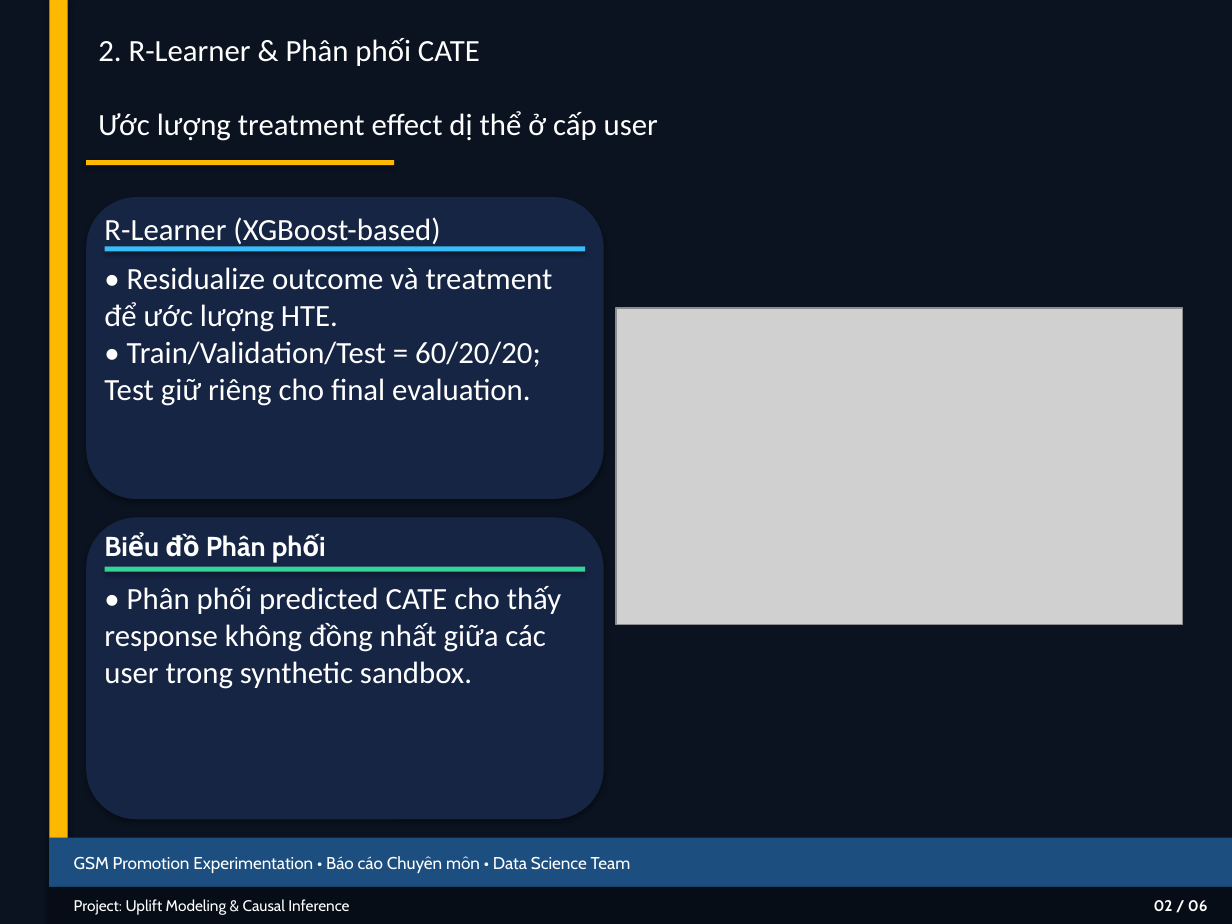
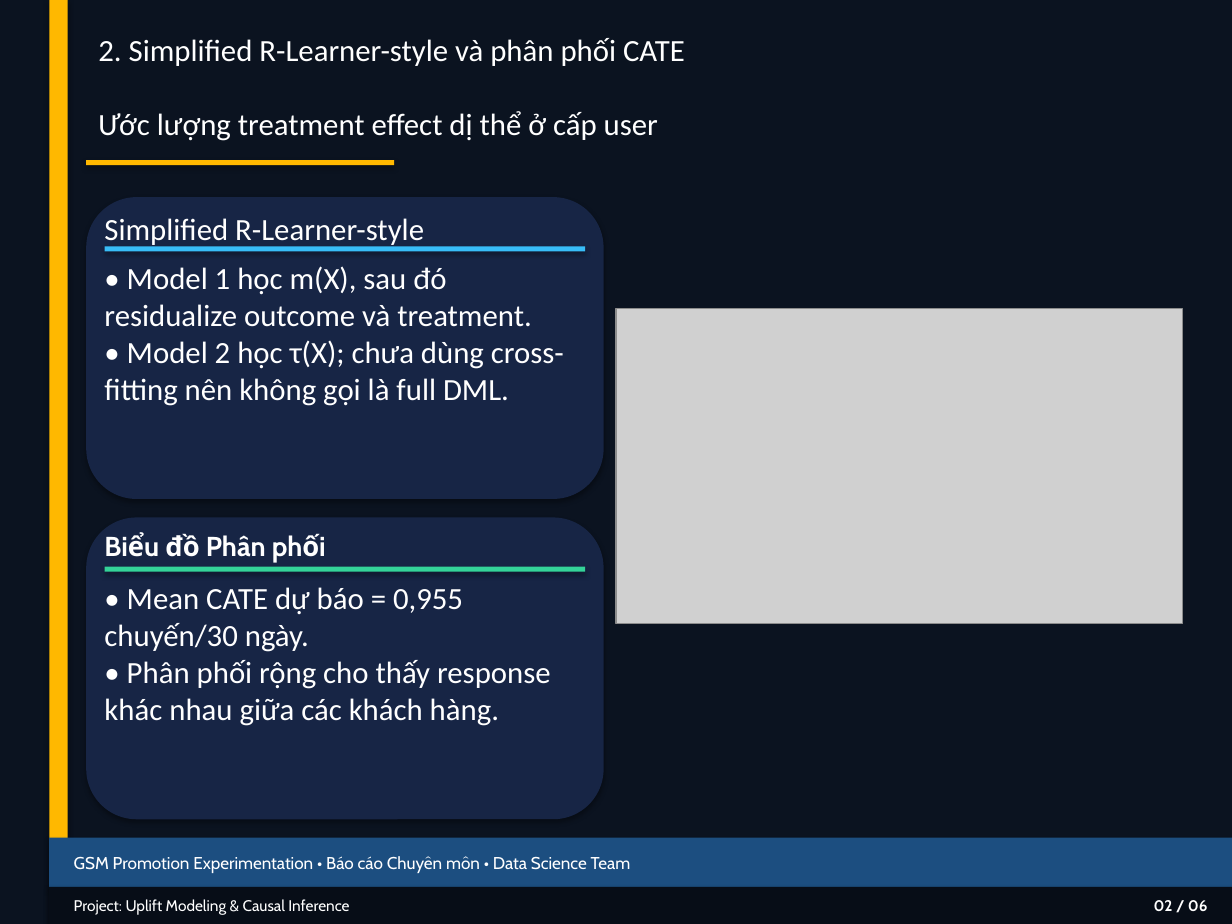
Before and after one commit to thaibuivan/GSM-promotion-experimentation, a slide deck: slide 3 of docs/Week5_Uplift_Modeling_Summary.pptx. Drawn at 1232x924 pixels with LibreOffice and Linux fonts; fonts in the diff are those of the drawing; grey boxes stand for pictures. Boxes give left, top, right and bottom in pixels: in the first picture for what was removed or moved away, otherwise in the second. Text is boxed around its words. In the diff, an @@ line names an element or a change of style, - is before the commit and + after.

```diff
--- a/docs/Week5_Uplift_Modeling_Summary.pptx
+++ b/docs/Week5_Uplift_Modeling_Summary.pptx
@@ text at <box>98,38,685,66</box>: text changed @@
-2. R-Learner & Phân phối CATE
+2. Simplified R-Learner-style và phân phối CATE
@@ text at <box>104,218,424,248</box>: text changed @@
-R-Learner (XGBoost-based)
+Simplified R-Learner-style
@@ text at <box>104,266,564,406</box>: text changed @@
-• Residualize outcome và treatment để ước lượng HTE.
-• Train/Validation/Test = 60/20/20; Test giữ riêng cho final evaluation.
+• Model 1 học m(X), sau đó residualize outcome và treatment.
+• Model 2 học τ(X); chưa dùng cross-fitting nên không gọi là full DML.
@@ text at <box>104,587,551,726</box>: text changed @@
-• Phân phối predicted CATE cho thấy response không đồng nhất giữa các user trong synthetic sandbox.
+• Mean CATE dự báo = 0,955 chuyến/30 ngày.
+• Phân phối rộng cho thấy response khác nhau giữa các khách hàng.
```
Also in this commit, not shown: 4 other slides changed, 5 other files.
